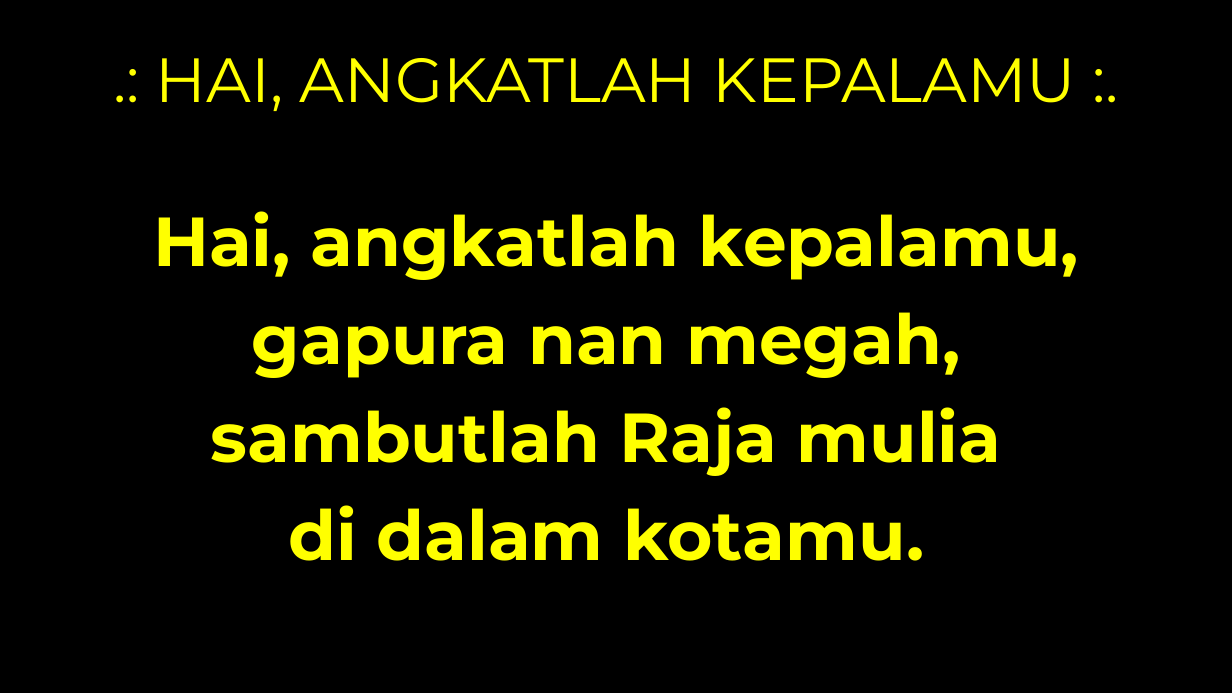
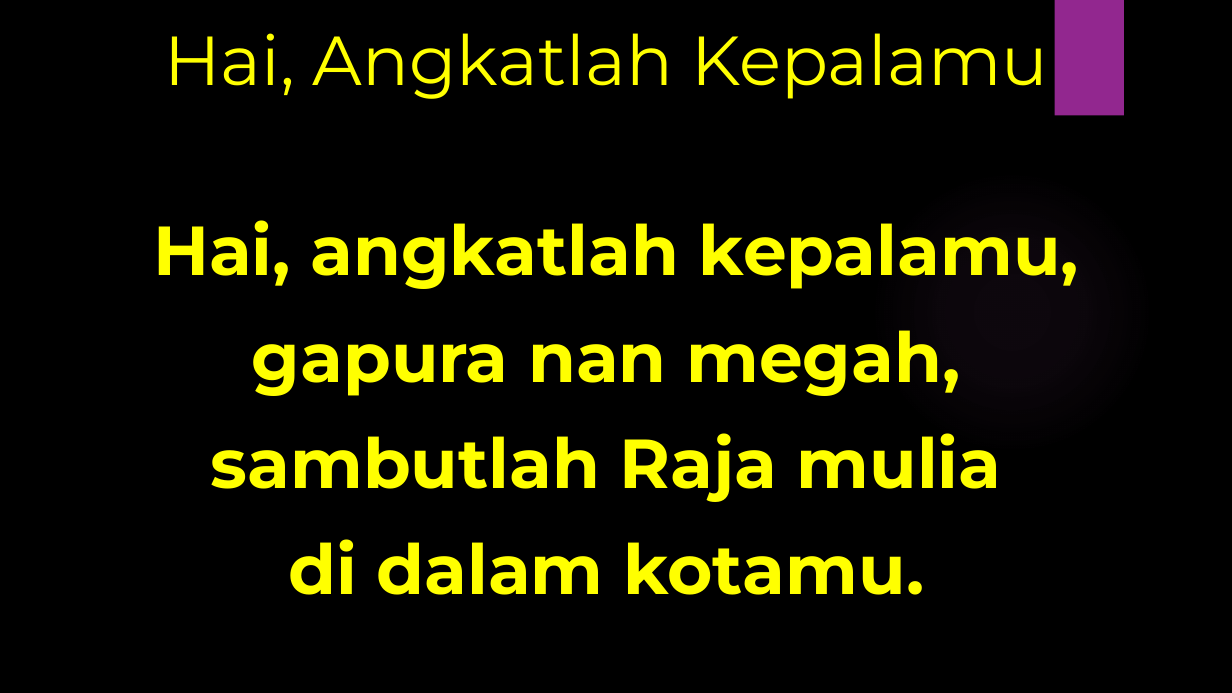
Before and after one commit to laurensius/Slide_Misa_KRC, a slide deck: slide 40 of 2020 12 tanggal 12- 13/SLide Misa Bahasa Indonesia.pptx. Drawn at 1232x693 pixels with LibreOffice and Linux fonts; fonts in the diff are those of the drawing; background and template pictures are left out. Boxes give left, top, right and bottom in pixels: in the first picture for what was removed or moved away, otherwise in the second. Text is boxed around its words. In the diff, an @@ line names an element or a change of style, - is before the commit and + after.

```diff
--- a/2020 12 tanggal 12- 13/SLide Misa Bahasa Indonesia.pptx
+++ b/2020 12 tanggal 12- 13/SLide Misa Bahasa Indonesia.pptx
@@ title "Hai, Angkatlah Kepalamu" at [164,33,1049,99]: vertical alignment middle to top @@
@@ rectangle added at [1055,0,1124,116], fill #92278F @@
@@ title at [164,33,1049,99]: text changed; size 48.6 to 54 pt @@
-.: HAI, ANGKATLAH KEPALAMU :.
+Hai, Angkatlah Kepalamu
@@ ellipse added at [870,169,1154,454], fill gradient #BA69B8 @@
@@ text "Hai, angkatlah kepalamu," at [153,220,1079,595]: line spacing 0.9 to 1 @@
```
Also in this commit, not shown: 47 other slides changed, 1 other file.
